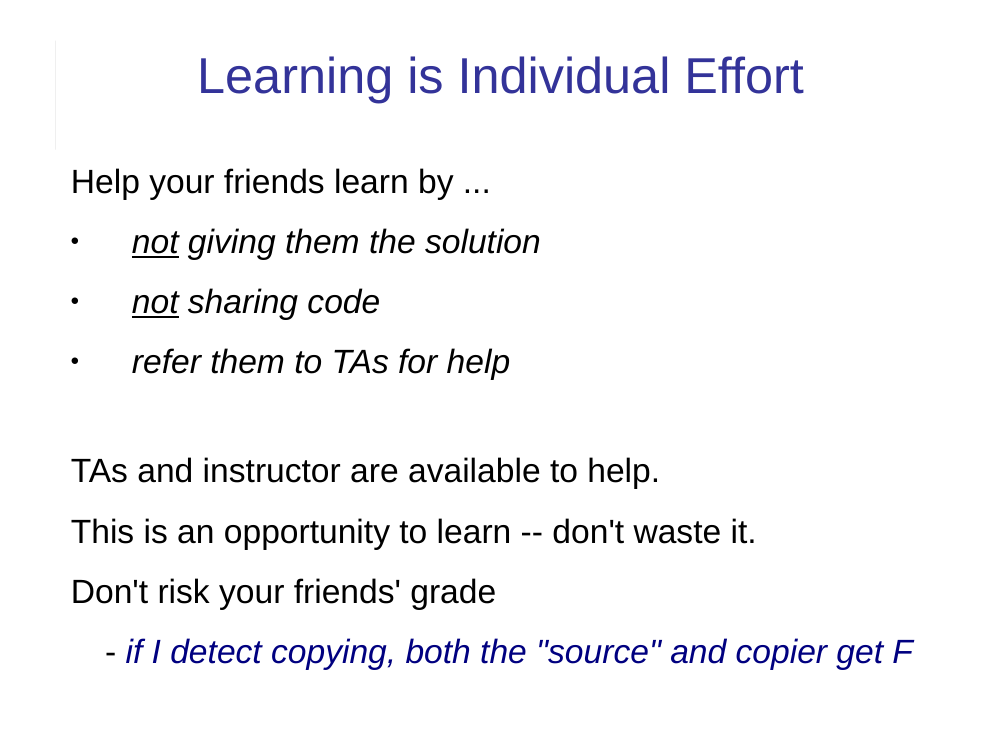
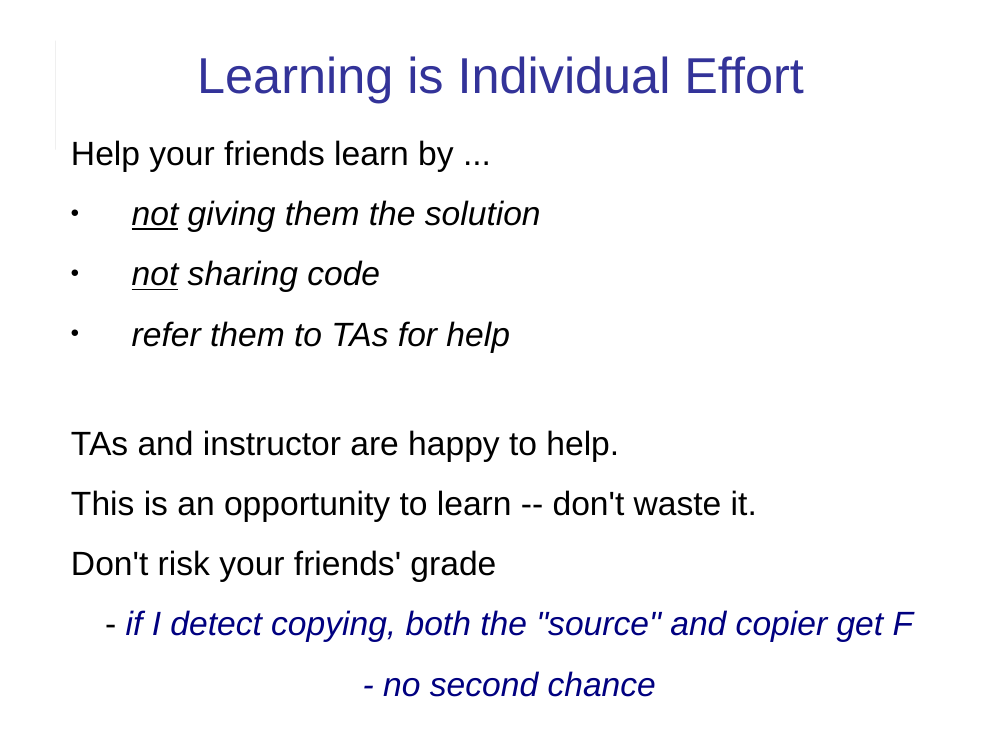
Before and after one commit to cpske/ISP, a slide deck: slide 16 of assignment/feedback/Quiz1-feedback.ppt (slide 15 before the commit). Drawn at 1008x756 pixels with LibreOffice and Linux fonts; fonts in the diff are those of the drawing. Boxes give left, top, right and bottom in pixels: in the first picture for what was removed or moved away, otherwise in the second. Text is boxed around its words. In the diff, an @@ line names an element or a change of style, - is before the commit and + after.

```diff
--- a/assignment/feedback/Quiz1-feedback.ppt
+++ b/assignment/feedback/Quiz1-feedback.ppt
@@ text "Help your friends learn by ...": place and size @@
-text "Help your friends learn by ..." at (71,168,913,670)
+text "Help your friends learn by ..." at (71,140,914,697)
@@ text at (71,430,619,462): text changed @@
-TAs and instructor are available to help.
+TAs and instructor are happy to help.
@@ text at (383,671,656,697): paragraph added @@
+- no second chance
```
Also in this commit, not shown: 4 other slides changed, 1 slide added, 1 other file.
